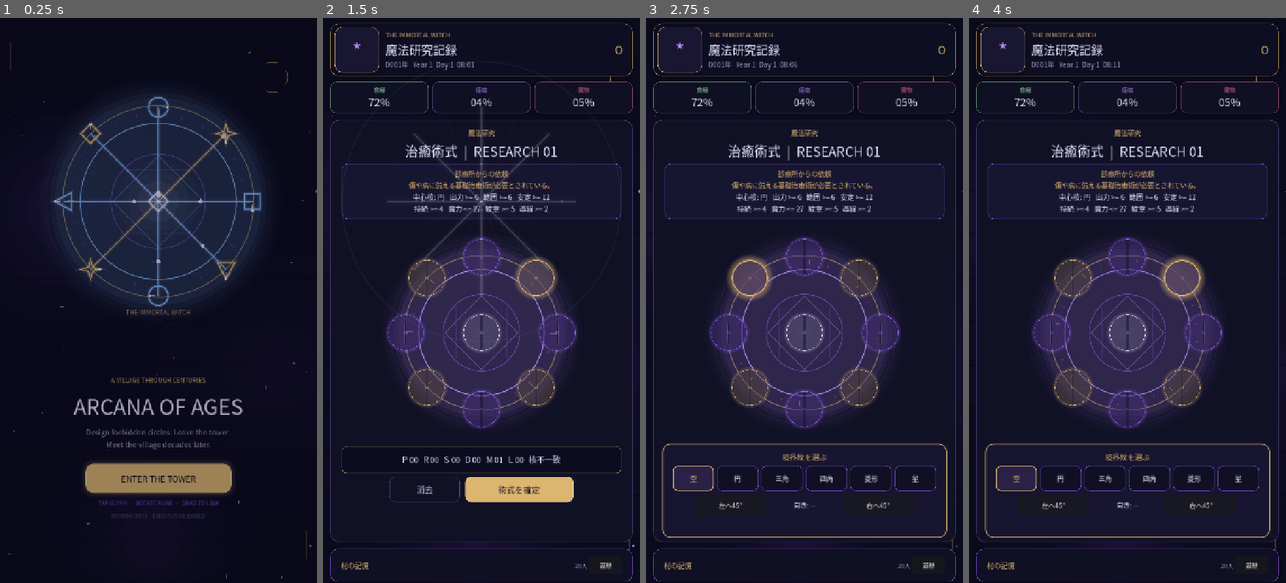
Above: before the commit, frames 1-4 (left to right).
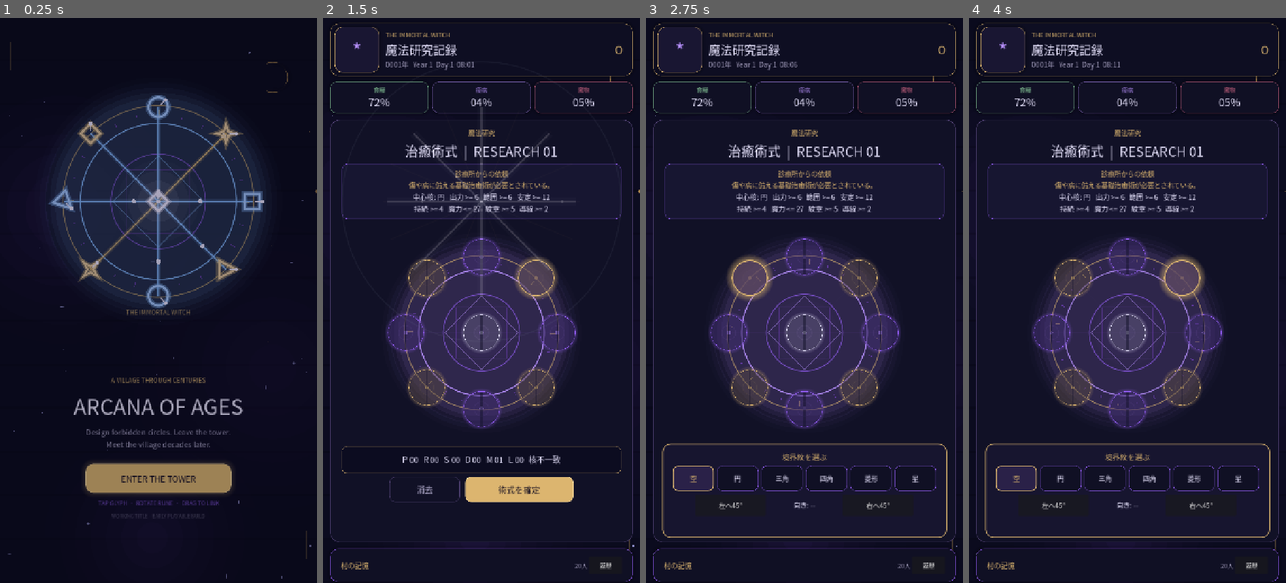
Above: after the commit, the same moments.

Repository: kei060538-commits/VillageGame
Game: Godot game, scene res://scenes/title.tscn
Same seed, same stepped clock (60 frames per second), same inputs: the game is played once before the commit and once after it.
Inputs (mouse positions are in pixels of both pictures, inside the frame that each line leads up to):
- Up to frame 1 (0.25 s): no input
- Up to frame 2 (1.5 s): click "ENTER THE TOWER" at 0.5 s; tap Enter at 1.25 s; move the mouse to (551, 272) at 1.27 s; hold Right (ui_right) from 1.28 s (still down); tap R at 1.35 s; click (551, 272) at 1.42 s
- Up to frame 3 (2.75 s): release Right (ui_right) at 2 s; click (750, 277) at 2.02 s
- Up to frame 4 (4 s): click (1127, 255) at 2.77 s; click (1181, 277) at 3.52 s

The runs differ from the first frame. In frame 1, 1.6% of the frame differs, in the area x 15-84%, y 13-52%; in frame 2, less than 0.1%; in frame 3, less than 0.1%; in frame 4, less than 0.1%.

Commit message:
Increase glyph contrast and render 45-degree rotation

Diff:
--- a/scripts/ui/magic_circle_visual.gd
+++ b/scripts/ui/magic_circle_visual.gd
@@ -104,9 +104,9 @@
         halo.a = (0.015 + celebration * 0.045) * float(6 - i)
         draw_circle(c, radius * (1.06 + 0.055 * i), halo)
 
-    draw_arc(c, radius * 1.03, 0, TAU, 128, Color(GOLD, 0.52), 2.2, true)
-    draw_arc(c, radius * 0.84, 0, TAU, 128, Color(field_color, 0.70 + pulse * 0.16), 2.4, true)
-    draw_arc(c, radius * 0.51, 0, TAU, 96, Color(VIOLET, 0.52), 1.7, true)
+    draw_arc(c, radius * 1.03, 0, TAU, 128, Color(GOLD, 0.58), 2.4, true)
+    draw_arc(c, radius * 0.84, 0, TAU, 128, Color(field_color, 0.76 + pulse * 0.14), 2.8, true)
+    draw_arc(c, radius * 0.51, 0, TAU, 96, Color(VIOLET, 0.62), 2.0, true)
 
     for i in range(24):
         var angle: float = TAU * float(i) / 24.0 + time * 0.045
@@ -114,8 +114,8 @@
         var outer_len: float = 0.985 if i % 3 == 0 else 0.955
         var outer: Vector2 = c + Vector2(cos(angle), sin(angle)) * radius * outer_len
         var tick_color: Color = GOLD if i % 3 == 0 else VIOLET_SOFT
-        tick_color.a = 0.62
-        draw_line(inner, outer, tick_color, 1.4)
+        tick_color.a = 0.72
+        draw_line(inner, outer, tick_color, 1.6)
 
     var diamond := PackedVector2Array([
         c + Vector2(0, -radius * 0.49),
@@ -124,7 +124,7 @@
         c + Vector2(-radius * 0.49, 0),
         c + Vector2(0, -radius * 0.49),
     ])
-    draw_polyline(diamond, Color(field_color, 0.38), 1.5, true)
+    draw_polyline(diamond, Color(field_color, 0.48), 1.8, true)
 
     var square := PackedVector2Array([
         c + Vector2(-radius * 0.34, -radius * 0.34),
@@ -133,44 +133,42 @@
         c + Vector2(-radius * 0.34, radius * 0.34),
         c + Vector2(-radius * 0.34, -radius * 0.34),
     ])
-    draw_polyline(square, Color(VIOLET_SOFT, 0.32), 1.1, true)
-
-    # Faint default spokes keep the diagram readable before the player wires it.
+    draw_polyline(square, Color(VIOLET_SOFT, 0.42), 1.5, true)
+
     for i in range(9):
         if i == 4:
             continue
         var slot: Vector2 = get_slot_position(i)
         var active: bool = i < glyph_states.size() and glyph_states[i] > 0
         var line_color: Color = field_color if active else VIOLET_SOFT
-        line_color.a = (0.24 + pulse * 0.08) if active else 0.08
-        draw_line(c, slot, line_color, 1.2 if active else 0.8, true)
+        line_color.a = (0.30 + pulse * 0.08) if active else 0.10
+        draw_line(c, slot, line_color, 1.4 if active else 0.9, true)
 
     _draw_connections(field_color, pulse)
 
     if drag_active and drag_source >= 0 and drag_source < 9:
         var start: Vector2 = get_slot_position(drag_source)
-        draw_line(start, drag_point, Color(WHITE_GLOW, 0.18), 8.0, true)
-        draw_line(start, drag_point, Color(WHITE_GLOW, 0.88), 2.6, true)
-        draw_circle(drag_point, 5.0 + pulse * 2.0, Color(WHITE_GLOW, 0.78))
+        draw_line(start, drag_point, Color(WHITE_GLOW, 0.22), 9.0, true)
+        draw_line(start, drag_point, Color(WHITE_GLOW, 0.94), 3.0, true)
+        draw_circle(drag_point, 5.5 + pulse * 2.0, Color(WHITE_GLOW, 0.86))
 
     var core_active: bool = glyph_states.size() > 4 and glyph_states[4] > 0
     var core_color: Color = WHITE_GLOW if core_active else VIOLET_SOFT
     for i in range(4, 0, -1):
         var cc: Color = core_color
-        cc.a = (0.018 + celebration * 0.035) * float(5 - i)
+        cc.a = (0.022 + celebration * 0.035) * float(5 - i)
         draw_circle(c, radius * 0.11 * float(i), cc)
-    draw_circle(c, 3.5 + pulse * 1.2, Color(core_color, 0.92))
-
-    # Glyphs are vector-drawn so Web and iOS use the same shapes without symbol-font dependencies.
+    draw_circle(c, 3.8 + pulse * 1.2, Color(core_color, 0.96))
+
     for i in range(9):
         var state: int = glyph_states[i] if i < glyph_states.size() else 0
-        var rotation_quarters: int = glyph_rotations[i] if i < glyph_rotations.size() else 0
+        var rotation_steps: int = glyph_rotations[i] if i < glyph_rotations.size() else 0
         var glyph_color: Color = field_color
         if i == 4:
             glyph_color = WHITE_GLOW
         elif i == 0 or i == 2 or i == 6 or i == 8:
             glyph_color = GOLD
-        _draw_glyph(get_slot_position(i), state, glyph_color, radius * 0.105, pulse, rotation_quarters)
+        _draw_glyph(get_slot_position(i), state, glyph_color, radius * 0.105, pulse, rotation_steps)
 
     if celebration > 0.0:
         var burst: float = celebration
@@ -206,26 +204,31 @@
         var same_glyph: bool = glyph_states[a] == glyph_states[b]
         var color: Color = GOLD if same_glyph else field_color
         var celebration_boost: float = celebration * 0.30
-        draw_line(start, finish, Color(color, 0.12 + celebration_boost), 9.0 + celebration * 8.0, true)
-        draw_line(start, finish, Color(color.lerp(WHITE_GLOW, celebration * 0.82), 0.62 + pulse * 0.20 + celebration * 0.12), 2.8 + celebration * 2.8, true)
+        draw_line(start, finish, Color(color, 0.16 + celebration_boost), 10.0 + celebration * 8.0, true)
+        draw_line(start, finish, Color(color.lerp(WHITE_GLOW, celebration * 0.82), 0.72 + pulse * 0.16 + celebration * 0.10), 3.2 + celebration * 2.8, true)
 
         var flow_speed: float = 0.27 + celebration * 1.35
         var flow: float = fmod(time * flow_speed + float(index) * 0.19, 1.0)
         var bead: Vector2 = start.lerp(finish, flow)
-        draw_circle(bead, 4.2 + pulse * 1.1 + celebration * 4.0, Color(WHITE_GLOW, 0.88))
-
-func _draw_glyph(center: Vector2, state: int, color: Color, glyph_radius: float, pulse: float, rotation_quarters: int) -> void:
+        draw_circle(bead, 4.6 + pulse * 1.1 + celebration * 4.0, Color(WHITE_GLOW, 0.94))
+
+func _draw_glyph(center: Vector2, state: int, color: Color, glyph_radius: float, pulse: float, rotation_steps: int) -> void:
     if state <= 0:
-        draw_circle(center, 3.0 + pulse, Color(color, 0.88))
+        draw_arc(center, glyph_radius * 0.90, 0, TAU, 40, Color(color, 0.12), 1.4, true)
+        draw_circle(center, 3.5 + pulse * 0.6, Color(color, 0.92))
         return
 
-    var glow: Color = Color(color, 0.20 + celebration * 0.22)
-    var rotation: float = float(rotation_quarters % 4) * PI * 0.5
+    var glow: Color = Color(color, 0.40 + celebration * 0.24)
+    var main_color: Color = color.lerp(WHITE_GLOW, 0.30 + celebration * 0.45)
+    main_color.a = 0.98
+    var rotation: float = float(rotation_steps % 8) * PI * 0.25
+    var glow_width: float = 12.0 + celebration * 6.0
+    var main_width: float = 4.8 + celebration * 2.2
 
     match state:
         1:
-            draw_arc(center, glyph_radius, 0, TAU, 48, glow, 8.0 + celebration * 5.0, true)
-            draw_arc(center, glyph_radius, 0, TAU, 48, color.lerp(WHITE_GLOW, celebration * 0.65), 3.0 + celebration * 2.0, true)
+            draw_arc(center, glyph_radius, 0, TAU, 64, glow, glow_width, true)
+            draw_arc(center, glyph_radius, 0, TAU, 64, main_color, main_width, true)
         2:
             var tri := _rotated_poly(center, [
                 Vector2(0, -glyph_radius),
@@ -233,8 +236,8 @@
                 Vector2(-glyph_radius * 0.90, glyph_radius * 0.72),
                 Vector2(0, -glyph_radius),
             ], rotation)
-            draw_polyline(tri, glow, 8.0 + celebration * 5.0, true)
-            draw_polyline(tri, color.lerp(WHITE_GLOW, celebration * 0.65), 3.0 + celebration * 2.0, true)
+            draw_polyline(tri, glow, glow_width, true)
+            draw_polyline(tri, main_color, main_width, true)
         3:
             var sq := _rotated_poly(center, [
                 Vector2(-glyph_radius * 0.78, -glyph_radius * 0.78),
@@ -243,8 +246,8 @@
                 Vector2(-glyph_radius * 0.78, glyph_radius * 0.78),
                 Vector2(-glyph_radius * 0.78, -glyph_radius * 0.78),
             ], rotation)
-            draw_polyline(sq, glow, 8.0 + celebration * 5.0, true)
-            draw_polyline(sq, color.lerp(WHITE_GLOW, celebration * 0.65), 3.0 + celebration * 2.0, true)
+            draw_polyline(sq, glow, glow_width, true)
+            draw_polyline(sq, main_color, main_width, true)
         4:
             var dia := _rotated_poly(center, [
                 Vector2(0, -glyph_radius),
@@ -253,8 +256,8 @@
                 Vector2(-glyph_radius, 0),
                 Vector2(0, -glyph_radius),
             ], rotation)
-            draw_polyline(dia, glow, 8.0 + celebration * 5.0, true)
-            draw_polyline(dia, color.lerp(WHITE_GLOW, celebration * 0.65), 3.0 + celebration * 2.0, true)
+            draw_polyline(dia, glow, glow_width, true)
+            draw_polyline(dia, main_color, main_width, true)
         5:
             var local_star: Array[Vector2] = []
             for i in range(8):
@@ -263,15 +266,14 @@
                 local_star.append(Vector2(cos(angle), sin(angle)) * r)
             local_star.append(local_star[0])
             var star := _rotated_poly(center, local_star, rotation)
-            draw_polyline(star, glow, 8.0 + celebration * 5.0, true)
-            draw_polyline(star, color.lerp(WHITE_GLOW, celebration * 0.65), 3.0 + celebration * 2.0, true)
-
-    # A small directional notch makes rotation visible even for rotationally symmetric glyphs.
+            draw_polyline(star, glow, glow_width, true)
+            draw_polyline(star, main_color, main_width, true)
+
     var direction: Vector2 = Vector2(0, -glyph_radius).rotated(rotation)
-    var notch_start: Vector2 = center + direction * 0.38
-    var notch_end: Vector2 = center + direction * 0.94
-    draw_line(notch_start, notch_end, Color(WHITE_GLOW, 0.76), 2.2, true)
-    draw_circle(notch_end, 2.8 + pulse * 0.5, Color(WHITE_GLOW, 0.92))
+    var notch_start: Vector2 = center + direction * 0.32
+    var notch_end: Vector2 = center + direction * 1.03
+    draw_line(notch_start, notch_end, Color(WHITE_GLOW, 0.96), 3.1, true)
+    draw_circle(notch_end, 3.8 + pulse * 0.45, Color(WHITE_GLOW, 0.98))
 
 func _rotated_poly(center: Vector2, local_points: Array, rotation: float) -> PackedVector2Array:
     var result := PackedVector2Array()
